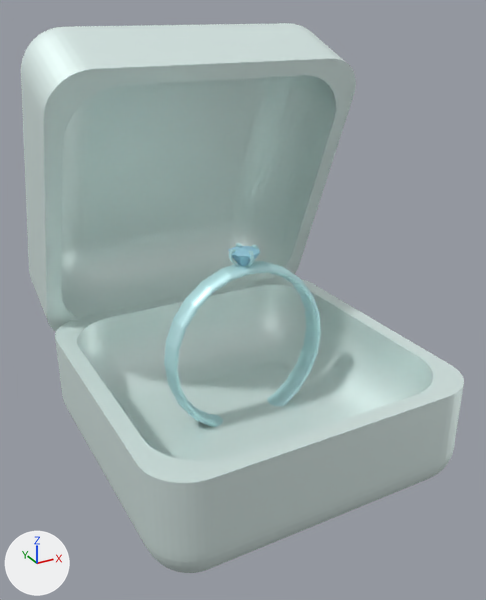
A saved change to the glTF model models/model6/tinker.glb.
Before and after are seen from a 50 mm lens placed at (-7.19, -33.64, 26.91), pointed at (11.47, 0.28, 9.95). The lights are fixed; the arrows at lower left show +X, +Y and +Z. Where no turn or scale is listed for an object, it has been applied to the vertices. Vertices at the same position are counted once.

Before the edit, the objects in view are built like this:
```python
me_mesh_0 = bpy.data.meshes.new('Mesh_0')
me_mesh_0.from_pydata(...)  # 7004 vertices, 14039 faces; spans x 1.0..21.0, y -11.0..15.0, z 0.0..25.8
me_mesh_0.materials.append(mat_lambert2sg_001)
ob_mesh_mesh_head_geo_001_lambert2sg_001 = bpy.data.objects.new('Mesh_Mesh_head_geo.001_lambert2SG.001', me_mesh_0)
ob_mesh_mesh_head_geo_001_lambert2sg_001.location = (0.0, 0.0, 0.0)
```
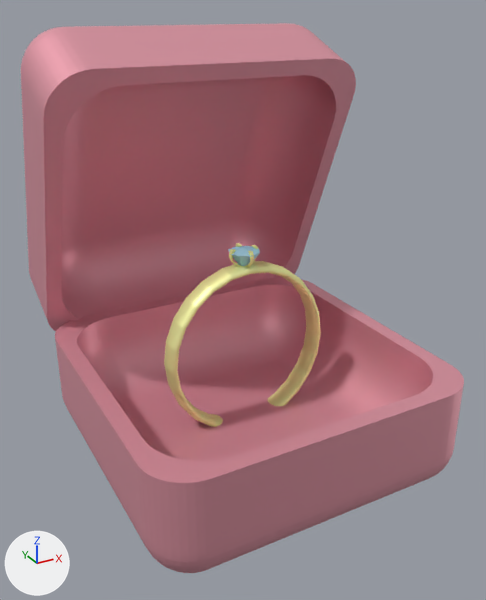
The edits, one by one:
me_mesh_0 is used by ob_mesh_mesh_head_geo_001_lambert2sg_001; location (0.0, 0.0, 0.0).
me_mesh_0 had 7004 vertices, 14039 faces and spanned x 1.0..21.0, y -11.0..15.0, z 0.0..25.8.
me_mesh_0 now has 7005 vertices, 14041 faces and spans x 1.0..21.0, y -11.0..15.0, z 0.0..25.8.
me_mesh_0 part 1: 2 vertices moved within x 15.1, y -0.7, z 3.0; 1 vertex added at x 16.4, y 0.0, z 2.0.
me_mesh_0 part 2: 13104 kept faces spanning x 1.0..21.0, y -11.0..15.0, z 0.0..25.8 get new vertex colours.

Changed parts and their boxes (x1, y1, x2, y2) in the pictures (486 x 600 px; the box of a moved part takes in the faces that stretch with it):
part 1 of me_mesh_0, moved or reshaped
    before: (282, 371, 308, 403)
    after: (275, 364, 343, 423)
part 2 of me_mesh_0, recoloured (grey to brown)
    both: (21, 23, 464, 573)
